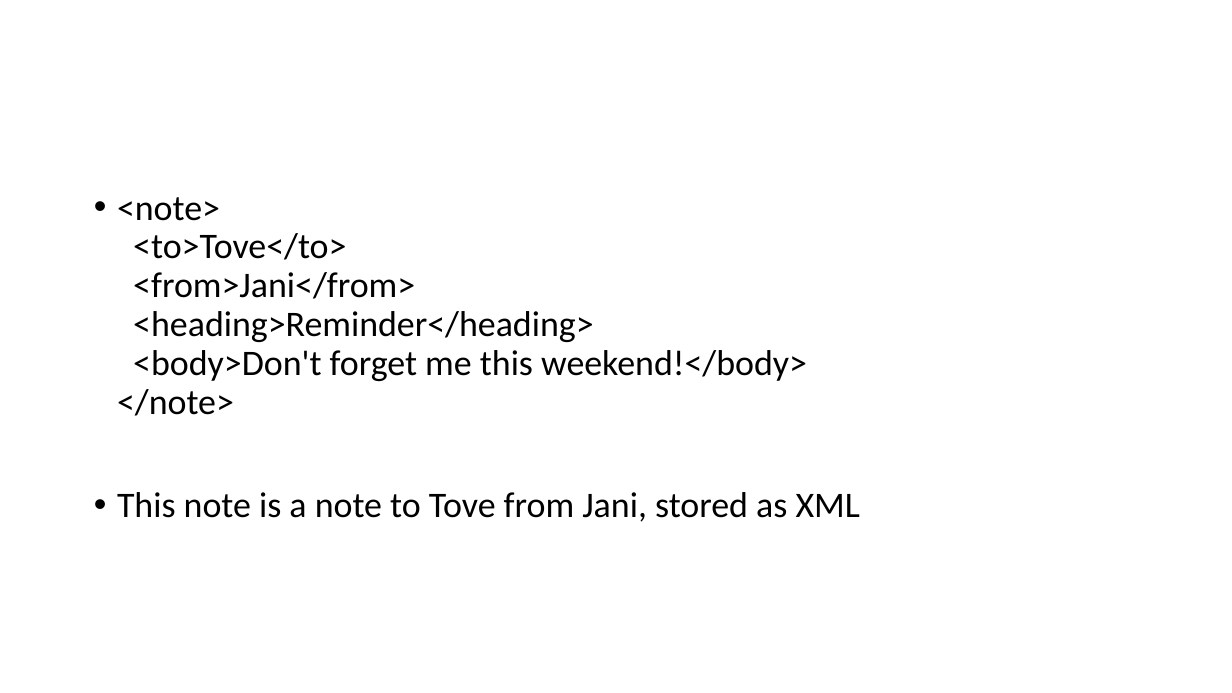
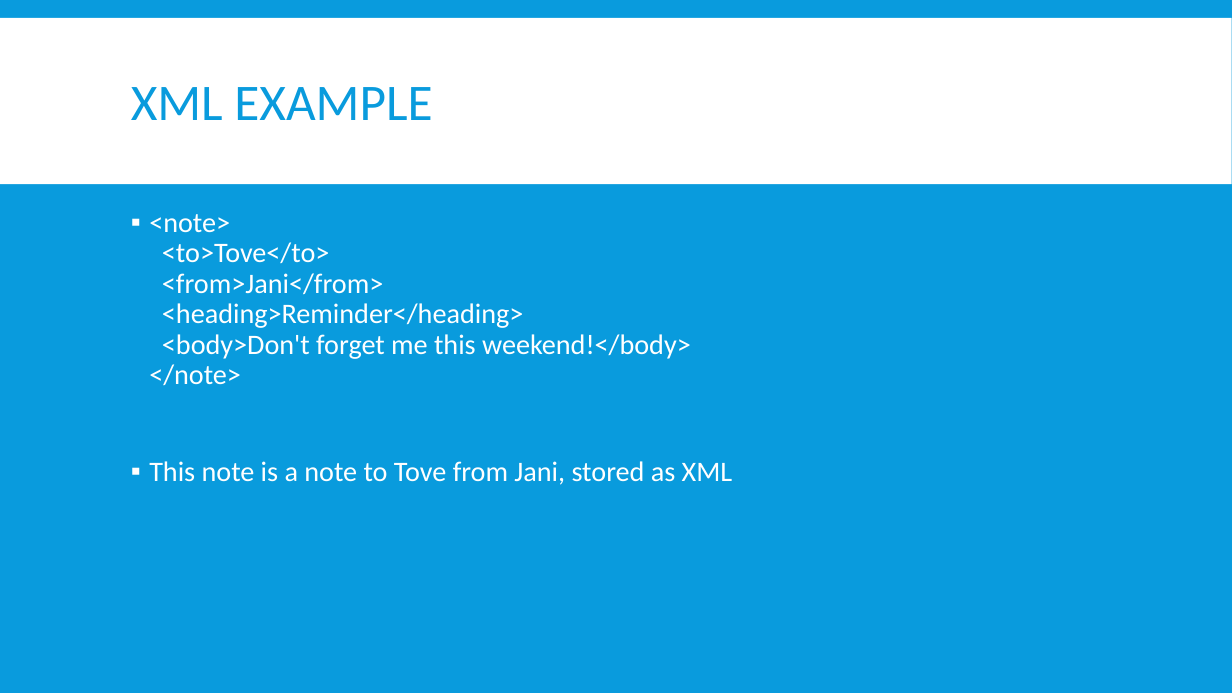
Before and after one commit to Prasundas99/Web-Development-Traning, a slide deck: slide 6 of 09.AJAX/JSON vs XML.pptx. Drawn at 1232x693 pixels with LibreOffice and Linux fonts; fonts in the diff are those of the drawing. Boxes give left, top, right and bottom in pixels: in the first picture for what was removed or moved away, otherwise in the second. Text is boxed around its words. In the diff, an @@ line names an element or a change of style, - is before the commit and + after.

```diff
--- a/09.AJAX/JSON vs XML.pptx
+++ b/09.AJAX/JSON vs XML.pptx
@@ background #FFFFFF to #099BDD @@
@@ rectangle added at (0, 18, 1232, 184), fill #FFFFFF @@
@@ title added at (131, 87, 432, 120), 40 pt, text #099BDD @@
+XML EXAMPLE
@@ text "<note> <to>Tove</to> <from>Jani</from> <heading>Reminder</he ...": place and size @@
-text "<note> <to>Tove</to> <from>Jani</from> <heading>Reminder</he ..." at (117, 197, 860, 522)
+text "<note> <to>Tove</to> <from>Jani</from> <heading>Reminder</he ..." at (149, 214, 733, 485)
@@ text "<note> <to>Tove</to> <from>Jani</from> <heading>Reminder</he ..." at (149, 214, 733, 485): size 28 to 22 pt, text colour #000000 to #FFFFFF; bullet • to ▪; more space between paragraphs @@
```
Also in this commit, not shown: 8 other slides changed, 10 other files.
